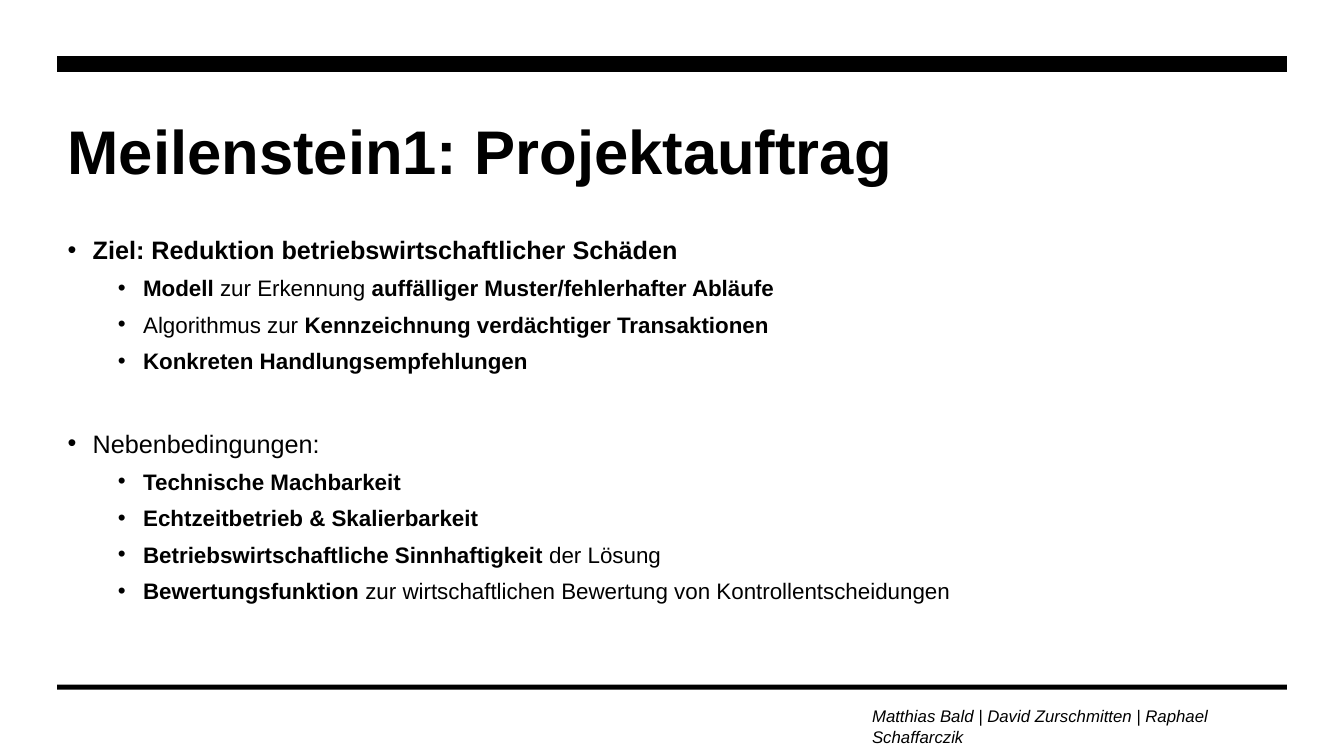
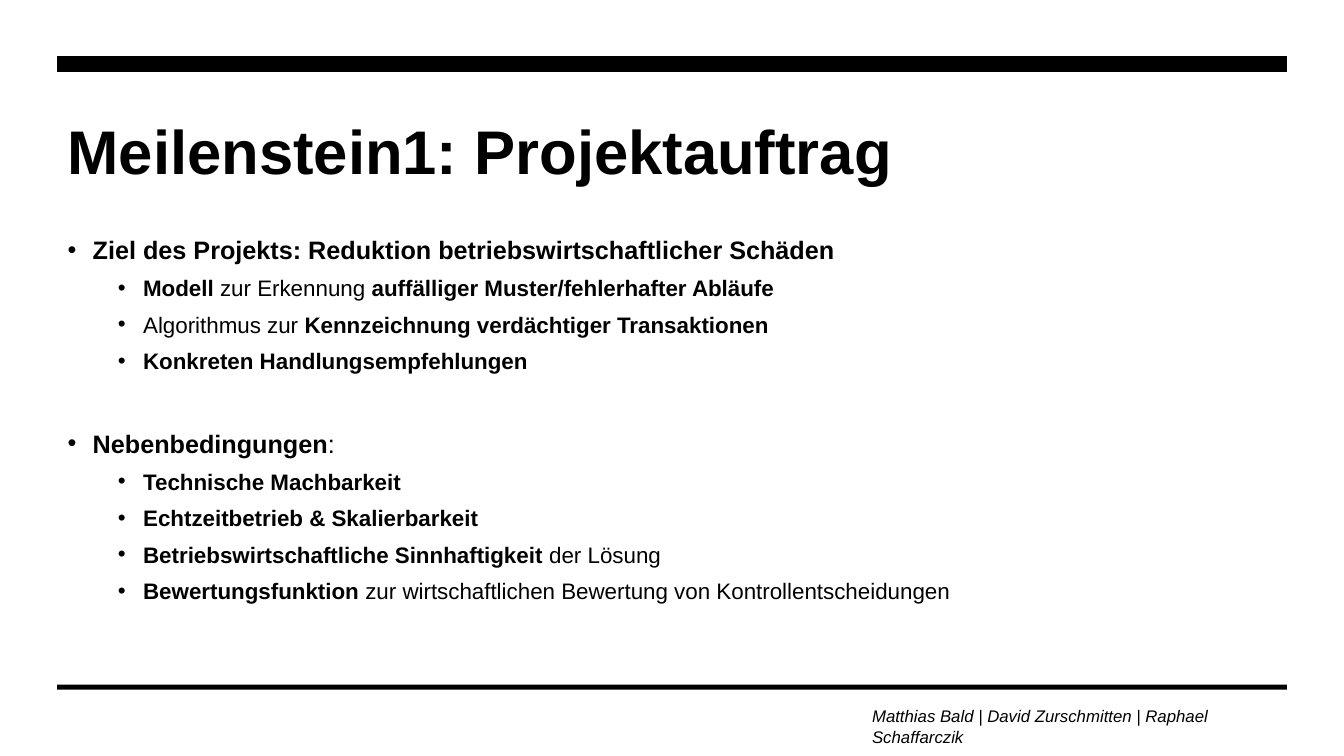
Before and after one commit to zurdavid/projektpraktikum-datascience, a slide deck: slide 4 of präsentationen/Abschlusspräsentation_Entwurf.pptx (slide 8 before the commit). Drawn at 1344x756 pixels with LibreOffice and Linux fonts; fonts in the diff are those of the drawing. Boxes give left, top, right and bottom in pixels: in the first picture for what was removed or moved away, otherwise in the second. Text is boxed around its words. In the diff, an @@ line names an element or a change of style, - is before the commit and + after.

```diff
--- a/präsentationen/Abschlusspräsentation_Entwurf.pptx
+++ b/präsentationen/Abschlusspräsentation_Entwurf.pptx
@@ text at [93,240,834,265]: text changed @@
-• Ziel: Reduktion betriebswirtschaftlicher Schäden
+• Ziel des Projekts: Reduktion betriebswirtschaftlicher Schäden
@@ text at [93,434,335,458]: bold on in "Nebenbedingungen:" @@
```
Also in this commit, not shown: 6 other slides changed, 3 slides added, 3 slides removed, 6 other files.
